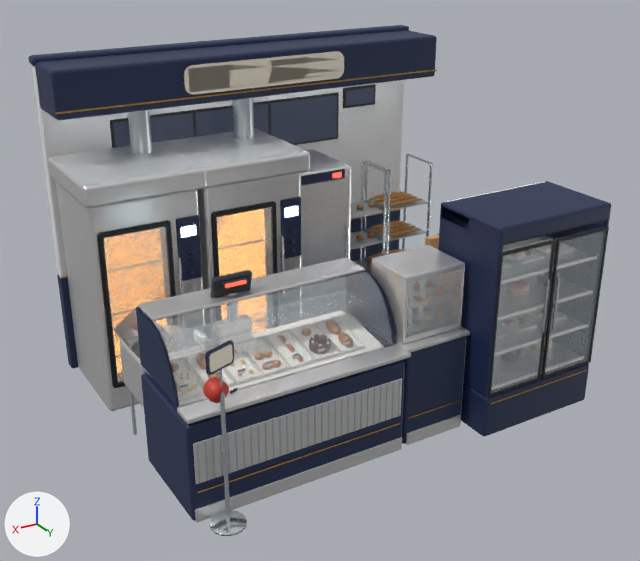
One commit to the FBX model unity/CheckoutSimulator/ArtSource/fixture_tiers/export/sector-padaria_T3.fbx: the scene before it, then after it.
One viewpoint serves both versions: a camera (50 mm lens) standing at (3.91, 6.52, 4.34) and looking at (0.09, 0.15, 1.15). Arrows for +X, +Y and +Z are at lower left; the lights stay in place. The first picture is the older version.

The first picture shows 'Body'.
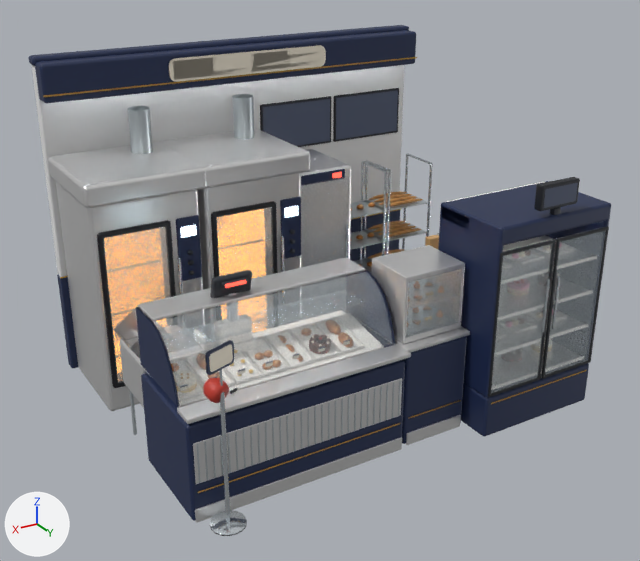
The change in detail:
me_sector_padaria_t3_body_001 is used by ob_body; location (0.0, 0.0, 0.0).
Verts and faces of me_sector_padaria_t3_body_001; kept vertices keep their numbers, new ones are numbered from 13472.
me_sector_padaria_t3_body_001 had 13472 vertices, 16444 faces and spanned x -2.02..2.02, y -1.63..1.63, z 0.0..3.08.
me_sector_padaria_t3_body_001 now has 13388 vertices, 16363 faces and spans x -2.02..2.02, y -1.63..1.63, z 0.0..3.08.
me_sector_padaria_t3_body_001 part 1: the loose piece of 56 vertices spanning x -1.14..-0.29, y -1.54..-1.49, z 1.95..2.45 is moved by (0.09, 0.0, -0.03).
me_sector_padaria_t3_body_001 part 2: the loose piece of 4 vertices spanning x -1.11..-0.31, y -1.49, z 1.98..2.42 is moved by (0.09, 0.0, -0.03).
me_sector_padaria_t3_body_001 part 3: the loose piece of 56 vertices spanning x -0.31..0.54, y -1.54..-1.49, z 1.95..2.45 is moved by (-1.62, 0.0, -0.03).
me_sector_padaria_t3_body_001 part 4: the loose piece of 4 vertices spanning x -0.28..0.52, y -1.49, z 1.98..2.42 is moved by (-1.62, 0.0, -0.03).
me_sector_padaria_t3_body_001 part 5: the loose piece of 24 vertices spanning x -2.01..2.01, y -0.96..-0.95, z 2.68..2.7 is moved by (0.0, -0.35, 0.08).
me_sector_padaria_t3_body_001 part 6: the loose piece of 48 vertices spanning x -0.84..0.84, y -0.95..-0.93, z 2.72..2.98 is scaled about its middle by (1.01, 1, 0.81), then moved by (0.0, -0.35, 0.04).
me_sector_padaria_t3_body_001 part 7: the loose piece of 24 vertices spanning x -1.95..1.95, y -1.12..-1.09, z 2.61..2.62 is scaled about its middle by (0.0171, 1.81, 6.67), then moved by (-1.34, 2.65, -0.64), in mat_c_2a2e36_product (dark grey #2a2e36).
me_sector_padaria_t3_body_001 part 8: the loose piece of 56 vertices spanning x -1.61..-1.19, y -1.57..-1.49, z 2.27..2.49 is moved by (0.06, 3.08, -0.26).
me_sector_padaria_t3_body_001 part 9: the loose piece of 4 vertices spanning x -1.58..-1.22, y -1.49, z 2.3..2.46 is moved by (0.06, 3.08, -0.26).
me_sector_padaria_t3_body_001 part 10: the loose piece of 56 vertices spanning x 0.52..1.37, y -1.54..-1.49, z 1.95..2.45 is deleted.
me_sector_padaria_t3_body_001 part 11: the loose piece of 4 vertices spanning x -0.8..0.8, y -0.93, z 2.75..2.96 is deleted.
me_sector_padaria_t3_body_001 part 12: the loose piece of 4 vertices spanning x 0.55..1.35, y -1.49, z 1.98..2.42 is deleted.
Part 13, on me_sector_padaria_t3_body_001:
24 vertices in x -2.0..2.0, y -0.99..-0.95, z 2.62..2.65 move by (0.0, -0.35, 0.08).
24 vertices in x -2.0..2.0, y -0.99..-0.95, z 3.01..3.04 move by (0.0, -0.35, 0.0).
24 vertices in x -2.0..2.0, y -1.51..-1.47, z 2.62..2.65 move by (0.0, 0.0, 0.08).
Part 14, on me_sector_padaria_t3_body_001:
New vertex 13472 is at (0.8, -1.28, 2.8), pixel (174, 79).
New vertex 13473 is at (-0.8, -1.28, 2.8), pixel (322, 64).
New vertex 13474 is at (-0.8, -1.28, 2.97), pixel (322, 47).
New vertex 13475 is at (0.8, -1.28, 2.97), pixel (172, 61).
New faces: (13472, 13473, 13474, 13475) (mat_e_namepanel (pale yellow #f4ebd8)).
Other edits to the shape of me_sector_padaria_t3_body_001 do not show in these pictures.

Pixel boxes [x1, y1, x2, y2] of what changed, in the pictures (640 x 561 px; the box of a moved part takes in the faces that stretch with it):
part 1 of me_sector_padaria_t3_body_001, moved or reshaped: before [269, 92, 339, 145]; after [260, 96, 331, 147]
part 2 of me_sector_padaria_t3_body_001, moved or reshaped: before [271, 95, 337, 144]; after [263, 99, 330, 146]
part 3 of me_sector_padaria_t3_body_001, moved or reshaped: before [194, 101, 270, 137]; after [333, 88, 399, 142]
part 4 of me_sector_padaria_t3_body_001, moved or reshaped: before [195, 104, 269, 136]; after [336, 91, 398, 140]
part 5 of me_sector_padaria_t3_body_001, moved or reshaped: before [55, 69, 437, 114]; after [43, 57, 417, 97]
part 6 of me_sector_padaria_t3_body_001, moved or reshaped: before [184, 51, 344, 95]; after [168, 45, 326, 82]
part 7 of me_sector_padaria_t3_body_001, moved or reshaped (not visible before): after [550, 207, 561, 215]
part 8 of me_sector_padaria_t3_body_001, moved or reshaped: before [343, 84, 376, 108]; after [534, 177, 580, 211]
part 9 of me_sector_padaria_t3_body_001, moved or reshaped: before [346, 88, 374, 106]; after [544, 183, 578, 208]
part 10 of me_sector_padaria_t3_body_001, deleted: before [110, 110, 195, 148]
part 11 of me_sector_padaria_t3_body_001, deleted: before [188, 54, 341, 92]
part 12 of me_sector_padaria_t3_body_001, deleted: before [113, 113, 194, 148]
part 13 of me_sector_padaria_t3_body_001, moved or reshaped: before [35, 30, 437, 120]; after [35, 30, 416, 103]
part 14 of me_sector_padaria_t3_body_001, added: after [173, 47, 322, 79]
